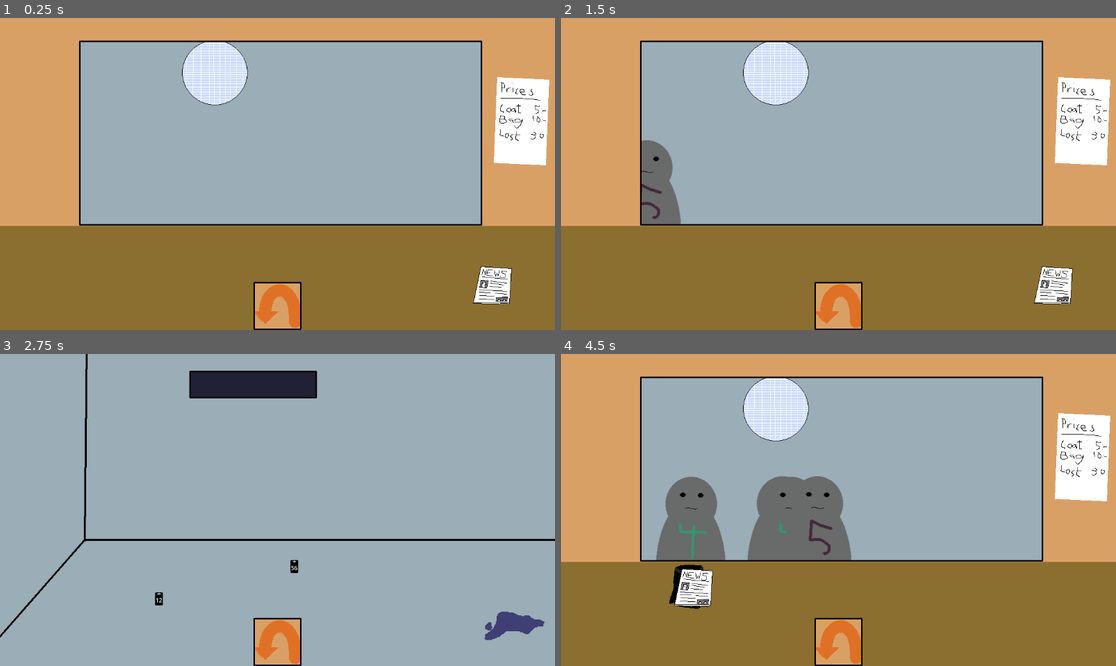
Above: before the commit, frames 1-4 (two rows, left to right).
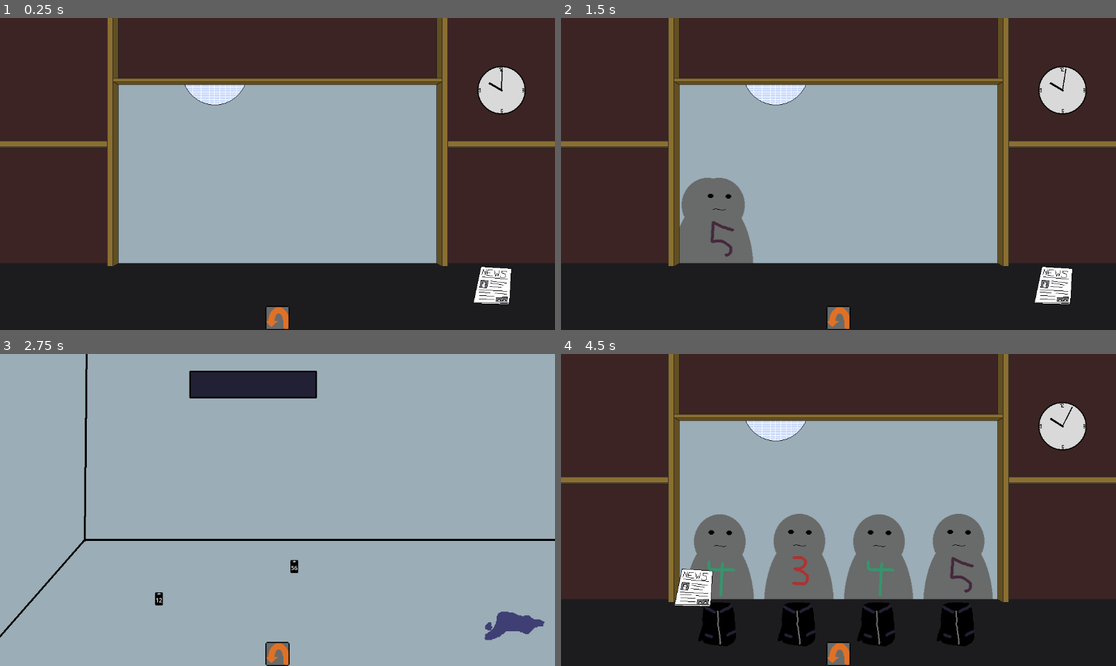
Above: after the commit, the same moments.

Repository: Reicher/cloakroom
Game: Godot game, scene res://scenes/game.tscn
The game is run twice, just before and just after one commit, with the same random seed, the same clock (stepped at 60 frames per second) and the same inputs.
Inputs (mouse positions are in pixels of both pictures, inside the frame that each line leads up to; where the layout moved, square brackets give the same spot in the first picture):
- Up to frame 1 (0.25 s): no input
- Up to frame 2 (1.5 s): click (838, 317) [838, 305] at 0.5 s; click (838, 317) [838, 305] at 1.25 s
- Up to frame 3 (2.75 s): click (277, 653) [277, 641] at 2 s
- Up to frame 4 (4.5 s): tap Enter at 2.75 s; move the mouse to (721, 597) at 2.77 s; click (721, 597) at 2.92 s; move the mouse to (1049, 619) at 3.52 s; click (1049, 619) at 3.67 s; move the mouse to (688, 584) at 4.27 s; click (688, 584) at 4.42 s

The runs differ from the first frame. In frame 1, 73% of the frame differs, in the area x 0-100%, y 0-100%; in frame 2, 75%; in frame 3, 1.3%; in frame 4, 81%.

Commit message:
Added clock and updated counterview

Diff:
--- /dev/null
+++ b/scenes/arrows.gd
@@ -0,0 +1,11 @@
+extends "res://scripts/clock.gd"
+
+
+# Called when the node enters the scene tree for the first time.
+func _ready() -> void:
+	pass # Replace with function body.
+
+
+# Called every frame. 'delta' is the elapsed time since the previous frame.
+func _process(delta: float) -> void:
+	pass
--- /dev/null
+++ b/scenes/clock.tscn
@@ -0,0 +1,12 @@
+[gd_scene load_steps=3 format=3 uid="uid://bvupsr1kdq1mh"]
+
+[ext_resource type="Script" path="res://scripts/clock.gd" id="1_3qx8a"]
+[ext_resource type="Texture2D" uid="uid://dxgonk3afcc3p" path="res://assets/image/clock.png" id="2_yutt5"]
+
+[node name="Clock" type="Node2D"]
+
+[node name="face" type="Sprite2D" parent="."]
+texture = ExtResource("2_yutt5")
+
+[node name="arrows" type="Node2D" parent="."]
+script = ExtResource("1_3qx8a")
--- a/scenes/counterView.tscn
+++ b/scenes/counterView.tscn
@@ -1,8 +1,9 @@
-[gd_scene load_steps=5 format=3 uid="uid://dxbjg1hsqysrg"]
+[gd_scene load_steps=6 format=3 uid="uid://dxbjg1hsqysrg"]
 
 [ext_resource type="Texture2D" uid="uid://dp80lasi5af0h" path="res://assets/image/club.png" id="1_ie1u5"]
 [ext_resource type="Script" path="res://scripts/counterView.gd" id="1_s3h55"]
 [ext_resource type="Texture2D" uid="uid://c4072p0s76a0o" path="res://assets/image/serviceWindow.png" id="2_jguwd"]
+[ext_resource type="PackedScene" uid="uid://bvupsr1kdq1mh" path="res://scenes/clock.tscn" id="4_miswy"]
 [ext_resource type="PackedScene" uid="uid://rji8ei7xgoi4" path="res://scenes/pickableItems/newspaper.tscn" id="4_yor8v"]
 
 [node name="CounterView" type="Node2D"]
@@ -19,10 +20,13 @@
 centered = false
 
 [node name="length" type="Line2D" parent="ServiceWindow"]
-points = PackedVector2Array(165, 430, 1000, 430)
+points = PackedVector2Array(246, 508, 907, 509)
 default_color = Color(1, 1, 1, 0)
 
 [node name="InteractionZones" type="Node2D" parent="ServiceWindow"]
+
+[node name="Clock" parent="ServiceWindow" instance=ExtResource("4_miswy")]
+position = Vector2(1041, 150)
 
 [node name="Pickables" type="Node2D" parent="."]
 
--- a/scenes/game.tscn
+++ b/scenes/game.tscn
@@ -33,9 +33,9 @@
 anchor_top = 1.0
 anchor_right = 0.5
 anchor_bottom = 1.0
-offset_left = -50.0
-offset_top = -100.0
-offset_right = 50.0
+offset_left = -25.0
+offset_top = -50.0
+offset_right = 25.0
 grow_horizontal = 2
 grow_vertical = 0
 texture_normal = ExtResource("4_mi7fi")
--- /dev/null
+++ b/scripts/clock.gd
@@ -0,0 +1,46 @@
+extends Node2D
+
+@export var hour_hand_length: float = 30.0
+@export var minute_hand_length: float = 45.0
+@export var hand_thickness: float = 4.0
+@export var start_time: float = 10.0  # Start time as a float between 0-12 (e.g., 6.0 = 6 o'clock)
+@export var end_time: float = 4.0  # End time as a float between 0-12 (e.g., 12.0 = noon)
+
+signal time_reached  # Signal emitted when the end time is reached
+
+var current_time: float = 0.0  # Internal timer to track time as a float between 0-12
+
+func _ready():
+	set_physics_process(true)
+	current_time = start_time  # Initialize the timer to the start time
+
+func _process(delta: float) -> void:
+	# Advance time: 1 minute of game time per real-time second
+	current_time += (delta / 60.0)  # 1 real second = 1 game minute
+
+	# Wrap the current time within 0-12 range (if needed)
+	if current_time >= 12.0:
+		current_time = 0.0
+
+	# Check if the end time has been reached
+	if current_time >= end_time:
+		emit_signal("time_reached")  # Emit the signal
+		set_physics_process(false)  # Stop updating the clock
+
+	queue_redraw()  # Redraw the clock
+
+func _draw():
+	var hours = int(current_time)  # Whole hours (0-12)
+	var minutes = (current_time - hours) * 60.0  # Fractional part converted to minutes
+
+	# Calculate the angles for the hour and minute hands
+	var hour_angle = deg_to_rad(-90 + (current_time / 12.0) * 360.0)
+	var minute_angle = deg_to_rad(-90 + (minutes / 60.0) * 360.0)
+
+	# Draw the hour hand
+	var hour_end =  Vector2(cos(hour_angle), sin(hour_angle)) * hour_hand_length
+	draw_line(Vector2.ZERO, hour_end, Color(0, 0, 0), hand_thickness)
+
+	# Draw the minute hand
+	var minute_end = Vector2(cos(minute_angle), sin(minute_angle)) * minute_hand_length
+	draw_line(Vector2.ZERO, minute_end, Color(0, 0, 0), hand_thickness * 0.5)
--- a/scripts/counterView.gd
+++ b/scripts/counterView.gd
@@ -44,7 +44,6 @@
 	return area
 
 func item_dropped(item: Node2D):
-	print("Item dropped on counter!")
 	var item_area = item.get_node_or_null("Area2D")
 	if item_area == null:
 		print("Error: Dropped item does not have an Area2D!")
@@ -53,7 +52,6 @@
 	for key in guestSlots:
 		var box = guestSlots[key][SlotKeys.INTERACTION_BOX]
 		if box.overlaps_area(item_area):
-			print("Item in box!")
 			if guestSlots[key][SlotKeys.GUEST]:
 				guestSlots[key][SlotKeys.GUEST].item_presented(item)
 			return
--- a/scripts/guest.gd
+++ b/scripts/guest.gd
@@ -47,7 +47,7 @@
 func goTo(targetPos: Vector2):
 	set_state(State.FINDING_SPOT)
 	global_position = Vector2(0, targetPos.y)
-	move_to(targetPos, self._on_found_spot, 50 + (randi() % 150))
+	move_to(targetPos, self._on_found_spot, 150 + (randi() % 150))
 
 func move_to(target_pos: Vector2, on_complete: Callable, speed: int = 100):
 	var duration = global_position.distance_to(target_pos) / speed
@@ -66,7 +66,6 @@
 	money.picked.connect(_on_money_picked)
 
 func item_presented(item: Node2D):
-	print("GOT ITEM " + item.name)
 	if state == State.WAITING_FOR_TICKET and item.name.begins_with("ticket"):
 		ticket = item
 		ticket.move_to_parent(self)
@@ -76,7 +75,7 @@
 func _leave():
 	set_state(State.LEAVING)
 	var target_pos = Vector2(get_viewport().size.x, position.y)
-	move_to(target_pos, self._on_left, 50 + (randi() % 150))
+	move_to(target_pos, self._on_left, 150 + (randi() % 150))
 
 func _on_left():
 	served.emit(self)
@@ -86,6 +85,5 @@
 
 func _drop_thing(item: Node2D):
 	if item:
-		print("Dropping item:", item.name)
 		item.position = position + Vector2(0, 50)
 		item.visible = true
Binary file added: assets/image/clock.png
Binary file changed: assets/image/serviceWindow.png
Binary file changed: assets/image/turn.png
